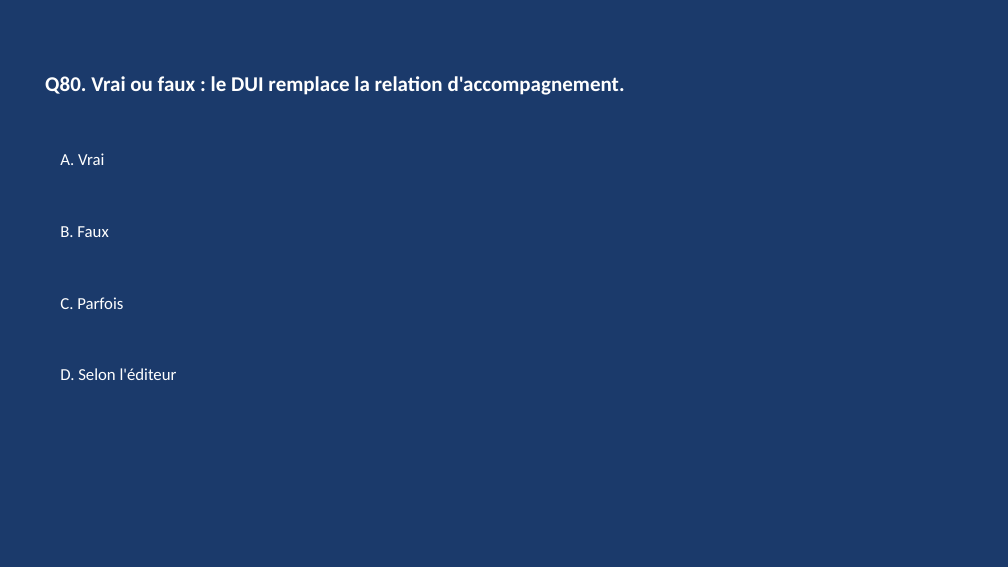
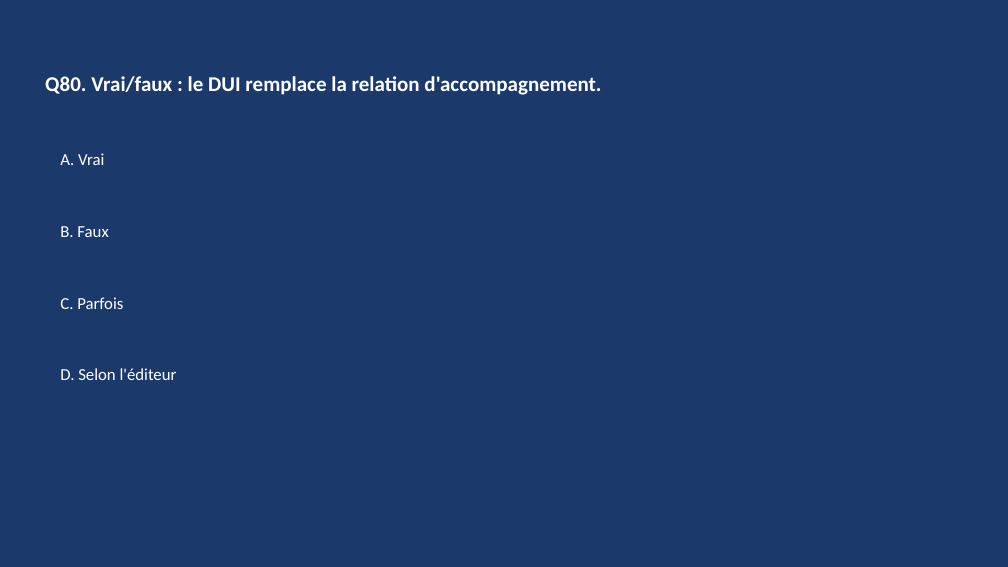
Before and after one commit to RicoBSJ/claude-travail-livrables, a slide deck: slide 159 of Livrables/Quiz/quiz_rbpp_ppa-dui_2026-06-27.pptx. Drawn at 1008x567 pixels with LibreOffice and Linux fonts; fonts in the diff are those of the drawing. Boxes give left, top, right and bottom in pixels: in the first picture for what was removed or moved away, otherwise in the second. Text is boxed around its words. In the diff, an @@ line names an element or a change of style, - is before the commit and + after.

```diff
--- a/Livrables/Quiz/quiz_rbpp_ppa-dui_2026-06-27.pptx
+++ b/Livrables/Quiz/quiz_rbpp_ppa-dui_2026-06-27.pptx
@@ text at [45,76,601,95]: text changed @@
-Q80. Vrai ou faux : le DUI remplace la relation d'accompagnement.
+Q80. Vrai/faux : le DUI remplace la relation d'accompagnement.
```
Also in this commit, not shown: 30 other slides changed, 22 slides added.
